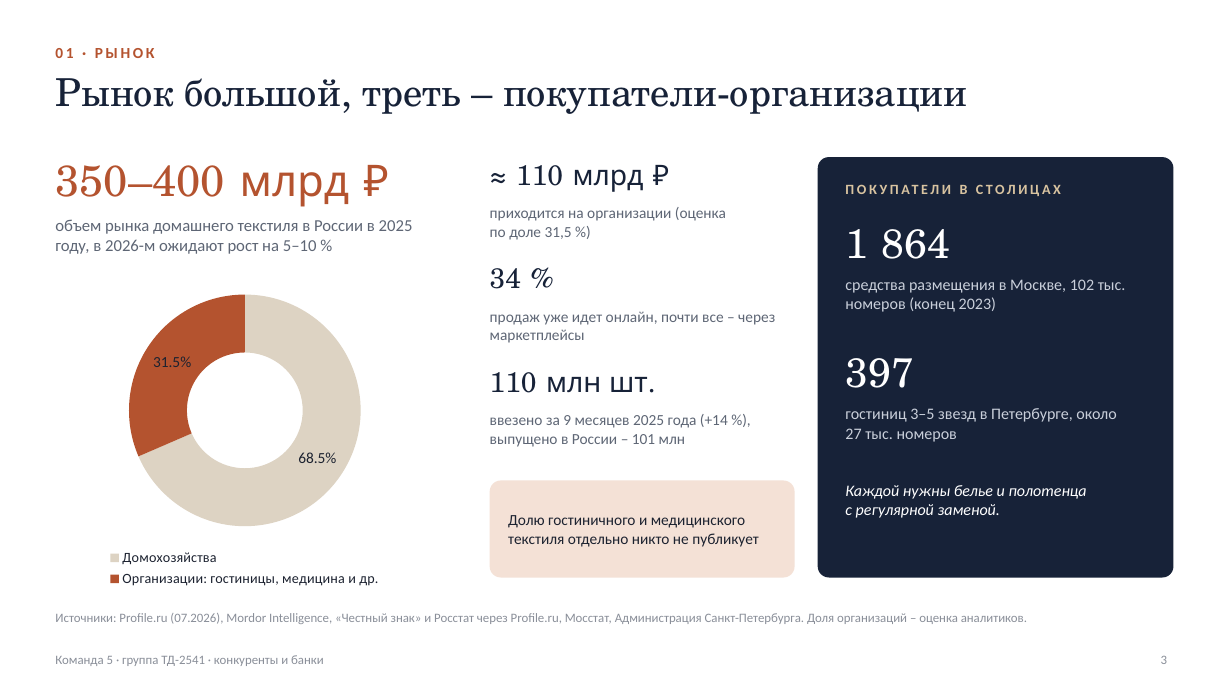
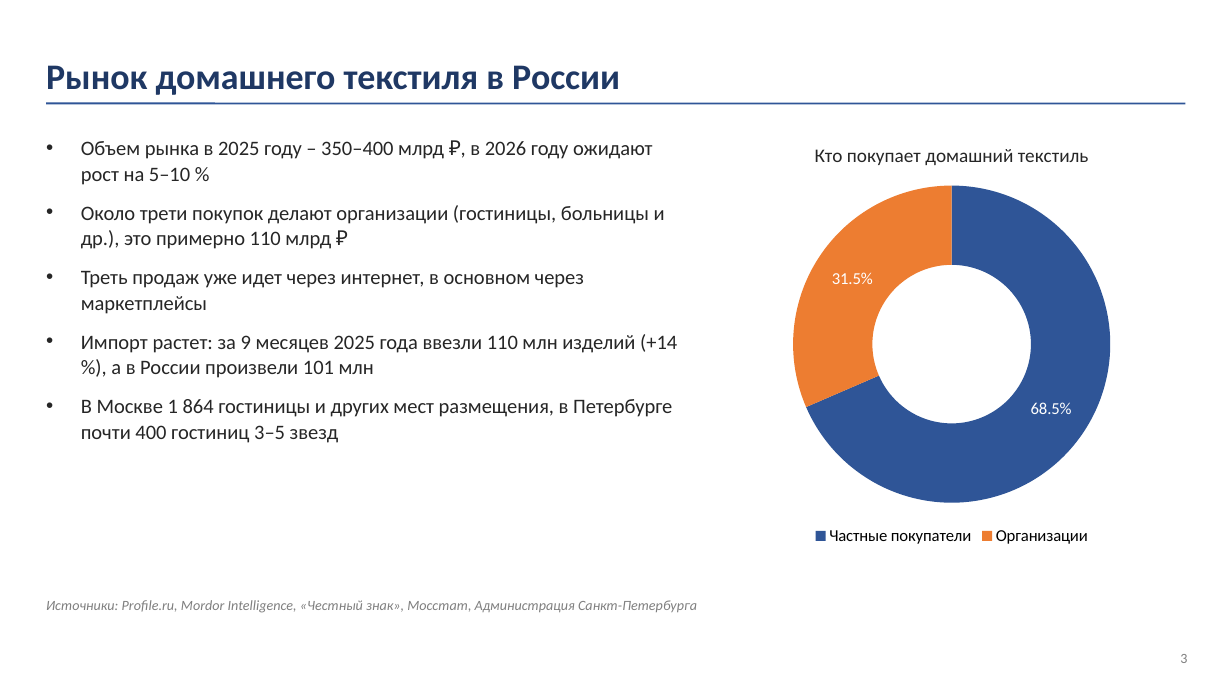
Before and after one commit to caesart966-web/first_reposirtory, a slide deck: slide 3 of komanda-5/19.10_конкуренты_и_банки/Команда_5_конкуренты_и_банки_презентация.pptx. Drawn at 1232x693 pixels with LibreOffice and Linux fonts; fonts in the diff are those of the drawing. Boxes give left, top, right and bottom in pixels: in the first picture for what was removed or moved away, otherwise in the second. Text is boxed around its words. In the diff, an @@ line names an element or a change of style, - is before the commit and + after.

```diff
--- a/komanda-5/19.10_конкуренты_и_банки/Команда_5_конкуренты_и_банки_презентация.pptx
+++ b/komanda-5/19.10_конкуренты_и_банки/Команда_5_конкуренты_и_банки_презентация.pptx
@@ text "Рынок домашнего текстиля в России" at bbox=[46, 65, 620, 95]: vertical alignment middle to bottom @@
@@ text at bbox=[46, 65, 620, 95]: text changed; size 12 to 28 pt; text colour #B4532F to #1F3864 @@
-01 · РЫНОК
+Рынок домашнего текстиля в России
@@ title removed at bbox=[55, 78, 968, 114] @@
-Рынок большой, треть – покупатели-организации
@@ line added from (46, 104) to (1186, 104), #2F5597 1.5 pt @@
@@ text at bbox=[81, 141, 677, 443]: text changed; size 34 to 16 pt; font TeX Gyre Schola to Calibri; text colour #B4532F to #262626 @@
-350–400 млрд ₽
+• Объем рынка в 2025 году – 350–400 млрд ₽, в 2026 году ожидают рост на 5–10 %
+• Около трети покупок делают организации (гостиницы, больницы и др.), это примерно 110 млрд ₽
+• Треть продаж уже идет через интернет, в основном через маркетплейсы
+• Импорт растет: за 9 месяцев 2025 года ввезли 110 млн изделий (+14 %), а в России произвели 101 млн
+• В Москве 1 864 гостиницы и других мест размещения, в Петербурге почти 400 гостиниц 3–5 звезд
@@ doughnut chart added at bbox=[721, 125, 1183, 550] @@
+title "Кто покупает домашний текстиль"
+categories: Частные покупатели, Организации
+Series 1: 68.5, 31.5
@@ text removed at bbox=[516, 165, 644, 192] @@
-≈ 110 млрд ₽
@@ rounded rectangle removed at bbox=[818, 157, 1174, 578] @@
@@ text removed at bbox=[490, 207, 726, 240] @@
-приходится на организации (оценка по доле 31,5 %)
@@ text removed at bbox=[960, 185, 968, 194] @@
-ПОКУПАТЕЛИ В СТОЛИЦАХ
@@ text removed at bbox=[55, 219, 413, 254] @@
-объем рынка домашнего текстиля в России в 2025 году, в 2026-м ожидают рост на 5–10 %
@@ text removed at bbox=[845, 229, 951, 259] @@
-1 864
@@ text removed at bbox=[490, 268, 521, 289] @@
-34 %
@@ doughnut chart removed at bbox=[42, 282, 448, 592] @@
-categories: Домохозяйства, Организации: гостиницы, медицина и др.
-Series 1: 68.5, 31.5
@@ text removed at bbox=[845, 279, 1126, 312] @@
-средства размещения в Москве, 102 тыс. номеров (конец 2023)
@@ text removed at bbox=[490, 312, 775, 343] @@
-продаж уже идет онлайн, почти все – через маркетплейсы
@@ text removed at bbox=[845, 358, 914, 388] @@
-397
@@ text removed at bbox=[490, 372, 648, 393] @@
-110 млн шт.
@@ text removed at bbox=[490, 414, 728, 447] @@
-ввезено за 9 месяцев 2025 года (+14 %), выпущено в России – 101 млн
@@ text removed at bbox=[845, 408, 1116, 442] @@
-гостиниц 3–5 звезд в Петербурге, около 27 тыс. номеров
@@ rounded rectangle removed at bbox=[490, 481, 795, 578] @@
@@ text removed at bbox=[845, 485, 1087, 518] @@
-Каждой нужны белье и полотенца с регулярной заменой.
@@ text removed at bbox=[508, 515, 759, 547] @@
-Долю гостиничного и медицинского текстиля отдельно никто не публикует
@@ text at bbox=[46, 600, 697, 613]: text changed; size 10 to 11 pt; text colour #8A8F99 to #7F7F7F; italic on @@
-Источники: Profile.ru (07.2026), Mordor Intelligence, «Честный знак» и Росстат через Profile.ru, Мосстат, Администрация Санкт-Петербурга. Доля организаций – оценка аналитиков.
+Источники: Profile.ru, Mordor Intelligence, «Честный знак», Мосстат, Администрация Санкт-Петербурга
@@ text removed at bbox=[55, 655, 324, 666] @@
-Команда 5 · группа ТД-2541 · конкуренты и банки
@@ page number: place and size @@
-page number at bbox=[1161, 656, 1167, 664]
+page number at bbox=[1180, 654, 1187, 663]
@@ page number at bbox=[1180, 654, 1187, 663]: size 10 to 11 pt, text colour #8A8F99 to #7F7F7F @@
```
Also in this commit, not shown: 3 other slides changed, 12 slides added, 10 slides removed, 2 other files.
